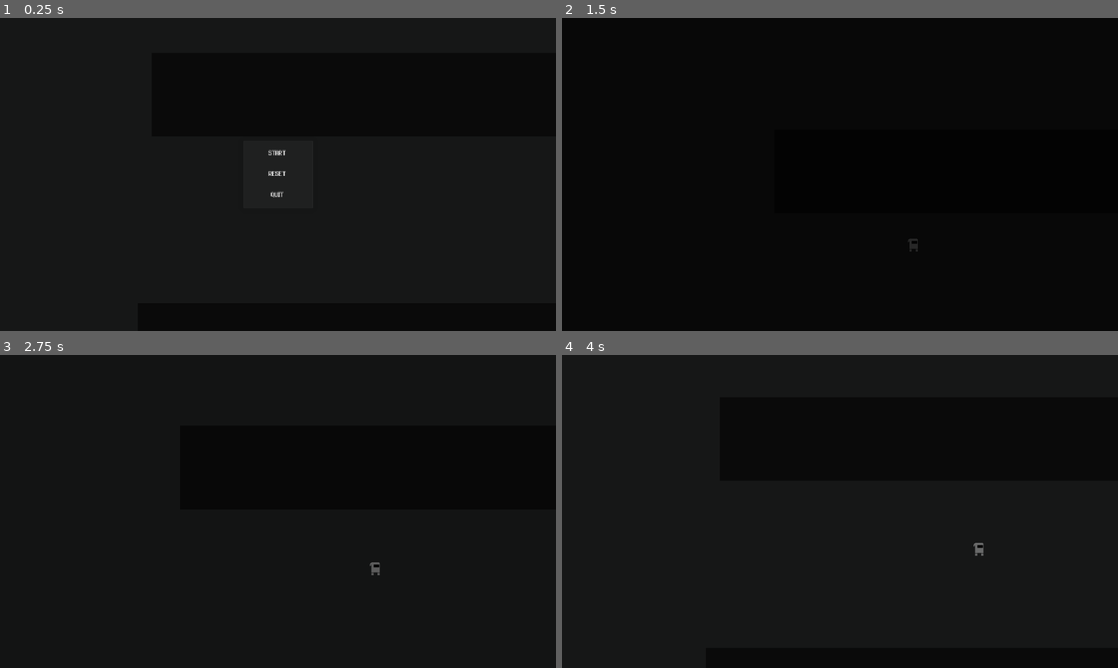
Above: before the commit, frames 1-4 (two rows, left to right).
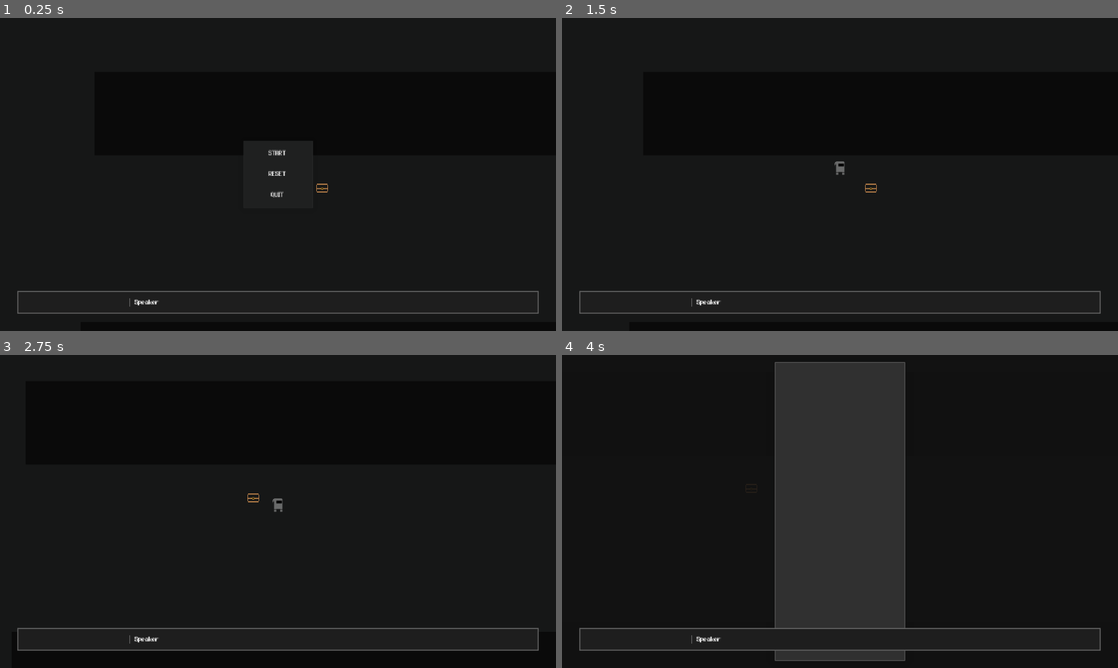
Above: after the commit, the same moments.

Repository: refrka/RPG-12
Game: Godot game, scene res://root.tscn
Two runs of this game, one before a commit and one after it. Both use one fixed random seed, a clock stepped at 60 frames per second and the inputs below.
Inputs (mouse positions are in pixels of both pictures, inside the frame that each line leads up to):
- Up to frame 1 (0.25 s): no input
- Up to frame 2 (1.5 s): click "START" at 0.5 s; move the mouse to (962, 158) at 1.27 s; hold D (move_right) from 1.28 s (still down); hold E (interact) from 1.28 s (still down); click (962, 158) at 1.42 s
- Up to frame 3 (2.75 s): move the mouse to (166, 527) at 2.02 s; release D (move_right) at 2.03 s; release E (interact) at 2.03 s; hold S (move_down) from 2.03 s (still down); tap Space (attack) at 2.1 s; click (166, 527) at 2.17 s; tap E (interact) at 2.3 s
- Up to frame 4 (4 s): move the mouse to (895, 442) at 2.77 s; release S (move_down) at 2.78 s; hold D (move_right) 2.78-3.53 s; hold E (interact) 2.78-3.53 s; click (895, 442) at 2.92 s; move the mouse to (812, 574) at 3.52 s; hold W (move_up) from 3.53 s (still down); tap Tab (profile) at 3.6 s; click (812, 574) at 3.67 s; tap E (interact) at 3.8 s

The runs differ from the first frame. In frame 1, 1.0% of the frame differs, in the area x 3-97%, y 52-95%; in frame 2, 1.2%; in frame 3, 1.1%; in frame 4, 22%, in the area x 3-97%, y 2-98%.

Commit message:
Before dialogue

Diff:
--- a/main/autoloads/Game.gd
+++ b/main/autoloads/Game.gd
@@ -184,3 +184,19 @@
 				entity = _entity
 
 	return entity
+
+
+
+
+
+
+func enable_player() -> void:
+
+	player.activate()
+
+
+
+
+func disable_player() -> void:
+
+	player.deactivate()
--- a/main/autoloads/Globals.gd
+++ b/main/autoloads/Globals.gd
@@ -12,8 +12,6 @@
 func clear_flags() -> void:
 
 	flags.clear()
-
-	print("cleared flags")
 
 
 
--- a/main/command_set.gd
+++ b/main/command_set.gd
@@ -1,6 +1,6 @@
 class_name CommandSet extends Resource
 
-
+signal all_commands_executed
 
 @export var commands: Array[Command]
 
@@ -34,6 +34,10 @@
 
 				execute_command(command_index, command.data)
 
+			else:
+
+				all_commands_executed.emit()
+
 
 
 
@@ -45,3 +49,7 @@
 	if command_index <= commands.size() - 1:
 
 		execute_command(command_index, command.data)
+
+	else:
+
+		all_commands_executed.emit()
--- a/main/commands/parallel_command.gd
+++ b/main/commands/parallel_command.gd
@@ -37,8 +37,6 @@
 
 	if completed_commands.size() == parallel_commands.size():
 
-		print("done!")
-
 		result = Result.SUCCESS
 
 		command_executed.emit()
--- a/main/component/container_component.gd
+++ b/main/component/container_component.gd
@@ -11,3 +11,9 @@
 func can_interact() -> bool:
 
 	return can_open
+
+
+
+func start_interaction() -> void:
+
+	pass
--- a/main/component/interaction_component.gd
+++ b/main/component/interaction_component.gd
@@ -17,6 +17,8 @@
 	var movement_component = entity.get_component(MovementComponent)
 
 	movement_component.face_dir_changed.connect(_on_face_dir_changed)
+
+	print("connect")
 
 	interaction_area.body_entered.connect(_on_body_entered_interaction_area)
 
@@ -87,6 +89,8 @@
 
 func _on_body_entered_interaction_area(body: PhysicsBody2D) -> void:
 
+	print(body)
+
 	if body is Entity and body.is_interactable():
 
 		interactable_entities.append(body)
--- a/main/conditions/is_flag_condition.gd
+++ b/main/conditions/is_flag_condition.gd
@@ -19,10 +19,4 @@
 
 		value = data.value
 
-	print(Globals.flags)
-
-	print(key)
-
-	print(value)
-
 	return Globals.get_flag(key, false) == value
--- a/main/cutscene.gd
+++ b/main/cutscene.gd
@@ -13,4 +13,15 @@
 
 func run() -> void:
 
+	command_set.all_commands_executed.connect(_on_all_commands_executed)
+
+	Game.disable_player()
+
 	command_set.execute_all()
+
+
+
+
+func _on_all_commands_executed() -> void:
+
+	Game.enable_player()
--- a/main/cutscenes/first_cutscene.tres
+++ b/main/cutscenes/first_cutscene.tres
@@ -4,44 +4,7 @@
 [ext_resource type="Script" uid="uid://cs8fxbpamh5e6" path="res://main/cutscene.gd" id="1_ral15"]
 [ext_resource type="Script" uid="uid://pmfvk2h8jhj8" path="res://main/condition.gd" id="2_cbpnm"]
 [ext_resource type="Script" uid="uid://c8h3wiqy7pen5" path="res://main/command_set.gd" id="4_6qlub"]
-[ext_resource type="Script" uid="uid://bd0ygdm8mpdd" path="res://main/commands/detach_camera_from_player_command.gd" id="4_8u1xc"]
-[ext_resource type="Script" uid="uid://ce5olm2c2u6aw" path="res://main/entity_ref.gd" id="4_ywwxq"]
-[ext_resource type="Script" uid="uid://djcrsvl1fo3rw" path="res://main/get_values/global_position_get_value.gd" id="5_5tdba"]
-[ext_resource type="Script" uid="uid://cwmb1oxq73rt0" path="res://main/commands/move_camera_command.gd" id="5_h5kau"]
-[ext_resource type="Script" uid="uid://f4qxrb1olk7h" path="res://main/commands/fade_black_command.gd" id="6_h5kau"]
 [ext_resource type="Script" uid="uid://bwn5fwtd78yd6" path="res://main/commands/attach_camera_to_player_command.gd" id="6_ywwxq"]
-[ext_resource type="Script" uid="uid://cjvxljwc4uny5" path="res://main/commands/parallel_command.gd" id="7_ywwxq"]
-
-[sub_resource type="Resource" id="Resource_l8v81"]
-script = ExtResource("4_8u1xc")
-metadata/_custom_type_script = "uid://bd0ygdm8mpdd"
-
-[sub_resource type="Resource" id="Resource_5tdba"]
-script = ExtResource("4_ywwxq")
-entity_id = &"player"
-
-[sub_resource type="Resource" id="Resource_ywwxq"]
-script = ExtResource("5_5tdba")
-entity_ref = SubResource("Resource_5tdba")
-metadata/_custom_type_script = "uid://djcrsvl1fo3rw"
-
-[sub_resource type="Resource" id="Resource_m5dxr"]
-script = ExtResource("5_h5kau")
-end_position = Vector2(150, 150)
-end_get_value = SubResource("Resource_ywwxq")
-speed = 0.8
-metadata/_custom_type_script = "uid://cwmb1oxq73rt0"
-
-[sub_resource type="Resource" id="Resource_cyr7x"]
-script = ExtResource("6_h5kau")
-fade_values = Vector2(1, 0)
-rate = 0.4
-metadata/_custom_type_script = "uid://f4qxrb1olk7h"
-
-[sub_resource type="Resource" id="Resource_c5vwv"]
-script = ExtResource("7_ywwxq")
-parallel_commands = Array[ExtResource("1_3c3cu")]([SubResource("Resource_m5dxr"), SubResource("Resource_cyr7x")])
-metadata/_custom_type_script = "uid://cjvxljwc4uny5"
 
 [sub_resource type="Resource" id="Resource_bf3um"]
 script = ExtResource("6_ywwxq")
@@ -49,7 +12,7 @@
 
 [sub_resource type="Resource" id="Resource_ral15"]
 script = ExtResource("4_6qlub")
-commands = Array[ExtResource("1_3c3cu")]([SubResource("Resource_l8v81"), SubResource("Resource_c5vwv"), SubResource("Resource_bf3um")])
+commands = Array[ExtResource("1_3c3cu")]([SubResource("Resource_bf3um")])
 metadata/_custom_type_script = "uid://c8h3wiqy7pen5"
 
 [resource]
--- a/main/entities/player.tscn
+++ b/main/entities/player.tscn
@@ -43,7 +43,7 @@
 [node name="InteractionArea" type="Area2D" parent="." unique_id=801045792]
 position = Vector2(0, -7)
 collision_layer = 0
-collision_mask = 0
+collision_mask = 1024
 
 [node name="CollisionShape2D" type="CollisionShape2D" parent="InteractionArea" unique_id=155890174]
 position = Vector2(8, 0)
--- a/main/entities/props/containers/chest_1.tscn
+++ b/main/entities/props/containers/chest_1.tscn
@@ -9,6 +9,7 @@
 
 [node name="Chest1" unique_id=32544631 instance=ExtResource("1_gmjd0")]
 collision_layer = 1060
+entity_id = &"chest_1"
 
 [node name="Sprite2D" parent="." index="0" unique_id=28269093]
 texture = ExtResource("2_si27c")
@@ -20,5 +21,6 @@
 
 [node name="ContainerComponent" type="Node" parent="ComponentRoot" parent_id_path=PackedInt32Array(1860665311) index="0" unique_id=1625239922]
 script = ExtResource("3_5ajby")
+interaction_type = 2
 
 [editable path="Hurtbox"]
--- a/main/locations/center/the_center_1.tscn
+++ b/main/locations/center/the_center_1.tscn
@@ -7,6 +7,7 @@
 [ext_resource type="PackedScene" uid="uid://d2kxjxdrdx8m3" path="res://main/entities/player.tscn" id="3_i5keg"]
 [ext_resource type="Script" uid="uid://b5yq3icog3w4w" path="res://main/conditions/is_flag_condition.gd" id="4_c5vwv"]
 [ext_resource type="Script" uid="uid://c24l2p1w0k4fn" path="res://main/commands/run_cutscene_command.gd" id="5_epqrs"]
+[ext_resource type="PackedScene" uid="uid://dnaxwnm2e0iv1" path="res://main/entities/props/containers/chest_1.tscn" id="8_c5vwv"]
 
 [sub_resource type="Resource" id="Resource_si27c"]
 script = ExtResource("4_c5vwv")
@@ -40,7 +41,10 @@
 tile_set = SubResource("TileSet_mwhd1")
 
 [node name="Player" parent="YSortRoot/CharacterRoot" parent_id_path=PackedInt32Array(1255781624) index="0" unique_id=888931092 instance=ExtResource("3_i5keg")]
-position = Vector2(97, 124)
+position = Vector2(163, 102)
+
+[node name="Chest1" parent="YSortRoot/PropRoot" parent_id_path=PackedInt32Array(1593374282) index="0" unique_id=32544631 instance=ExtResource("8_c5vwv")]
+position = Vector2(214, 123)
 
 [node name="FGCanvas" type="CanvasLayer" parent="." index="3" unique_id=1810999415]
 layer = 2
--- /dev/null
+++ b/main/ui/dialogue_overlay.tscn
@@ -0,0 +1,47 @@
+[gd_scene format=3 uid="uid://d4dp4lmh6j2fb"]
+
+[node name="DialogueOverlay" type="MarginContainer" unique_id=1892897258]
+anchors_preset = 15
+anchor_right = 1.0
+anchor_bottom = 1.0
+grow_horizontal = 2
+grow_vertical = 2
+mouse_filter = 2
+theme_override_constants/margin_left = 20
+theme_override_constants/margin_right = 20
+theme_override_constants/margin_bottom = 20
+
+[node name="PanelContainer" type="PanelContainer" parent="." unique_id=250932946]
+layout_mode = 2
+size_flags_vertical = 8
+theme_type_variation = &"DialoguePanel"
+
+[node name="MarginContainer" type="MarginContainer" parent="PanelContainer" unique_id=1311040952]
+layout_mode = 2
+theme_override_constants/margin_left = 8
+theme_override_constants/margin_top = 8
+theme_override_constants/margin_right = 8
+theme_override_constants/margin_bottom = 8
+
+[node name="HBoxContainer" type="HBoxContainer" parent="PanelContainer/MarginContainer" unique_id=1202595788]
+layout_mode = 2
+
+[node name="MarginContainer" type="MarginContainer" parent="PanelContainer/MarginContainer/HBoxContainer" unique_id=1686596764]
+layout_mode = 2
+size_flags_horizontal = 3
+size_flags_stretch_ratio = 0.2
+
+[node name="VSeparator" type="VSeparator" parent="PanelContainer/MarginContainer/HBoxContainer" unique_id=586921120]
+layout_mode = 2
+
+[node name="MarginContainer2" type="MarginContainer" parent="PanelContainer/MarginContainer/HBoxContainer" unique_id=1551233222]
+layout_mode = 2
+size_flags_horizontal = 3
+size_flags_stretch_ratio = 0.8
+
+[node name="VBoxContainer" type="VBoxContainer" parent="PanelContainer/MarginContainer/HBoxContainer/MarginContainer2" unique_id=1124920437]
+layout_mode = 2
+
+[node name="Label" type="Label" parent="PanelContainer/MarginContainer/HBoxContainer/MarginContainer2/VBoxContainer" unique_id=1935852352]
+layout_mode = 2
+text = "Speaker"
--- a/main/ui/profile_overlay.tscn
+++ b/main/ui/profile_overlay.tscn
@@ -14,7 +14,7 @@
 
 [node name="ColorRect" type="ColorRect" parent="." unique_id=509999861]
 layout_mode = 2
-color = Color(0.017162021, 0.067004845, 0.00953925, 0.8666667)
+color = Color(0.07, 0.07, 0.07, 0.8666667)
 
 [node name="MarginContainer" type="MarginContainer" parent="." unique_id=505518456]
 layout_mode = 2
--- a/resources/default_theme.tres
+++ b/resources/default_theme.tres
@@ -50,6 +50,14 @@
 border_width_bottom = 1
 border_color = Color(0.54901963, 0.54901963, 0.54901963, 1)
 
+[sub_resource type="StyleBoxFlat" id="StyleBoxFlat_w7mbl"]
+bg_color = Color(0.11716048, 0.11716049, 0.11716042, 1)
+border_width_left = 1
+border_width_top = 1
+border_width_right = 1
+border_width_bottom = 1
+border_color = Color(0.3815584, 0.38155845, 0.38155812, 1)
+
 [sub_resource type="StyleBoxFlat" id="StyleBoxFlat_28aoi"]
 bg_color = Color(0.1216703, 0.1265521, 0.12655208, 1)
 border_width_left = 1
@@ -61,12 +69,12 @@
 shadow_size = 8
 
 [sub_resource type="StyleBoxFlat" id="StyleBoxFlat_8kods"]
-bg_color = Color(0.08071444, 0.18776774, 0.049752012, 1)
+bg_color = Color(0.19, 0.19, 0.19, 1)
 border_width_left = 1
 border_width_top = 1
 border_width_right = 1
 border_width_bottom = 1
-border_color = Color(0.209025, 0.45, 0.1665, 1)
+border_color = Color(0.45, 0.45, 0.45, 1)
 shadow_color = Color(0, 0, 0, 0.047058824)
 shadow_size = 10
 
@@ -94,6 +102,8 @@
 Button/styles/hover = SubResource("StyleBoxFlat_nva1m")
 Button/styles/normal = SubResource("StyleBoxFlat_mwhd1")
 Button/styles/pressed = SubResource("StyleBoxFlat_uwk1s")
+DialoguePanel/base_type = &"PanelContainer"
+DialoguePanel/styles/panel = SubResource("StyleBoxFlat_w7mbl")
 MainMenuButton/base_type = &"Button"
 MainMenuPanel/base_type = &"PanelContainer"
 MainMenuPanel/styles/panel = SubResource("StyleBoxFlat_28aoi")
--- a/root.tscn
+++ b/root.tscn
@@ -6,6 +6,7 @@
 [ext_resource type="PackedScene" uid="uid://dlh1f17mce2fv" path="res://main/ui/main_menu/main_menu.tscn" id="4_jnlp7"]
 [ext_resource type="PackedScene" uid="uid://cfweavh60lx4f" path="res://main/ui/profile_overlay.tscn" id="5_jnlp7"]
 [ext_resource type="Script" uid="uid://dwtsic5utl2mq" path="res://main/game_camera.gd" id="6_l8v81"]
+[ext_resource type="PackedScene" uid="uid://d4dp4lmh6j2fb" path="res://main/ui/dialogue_overlay.tscn" id="6_vyht1"]
 
 [node name="Root" type="Node" unique_id=863209323]
 script = ExtResource("1_pq8q7")
@@ -33,7 +34,6 @@
 layout_mode = 1
 
 [node name="OverlayCanvas" type="CanvasLayer" parent="." unique_id=570508831]
-visible = false
 
 [node name="OverlayRoot" type="Control" parent="OverlayCanvas" unique_id=957629131]
 layout_mode = 3
@@ -45,6 +45,10 @@
 mouse_filter = 2
 
 [node name="ProfileOverlay" parent="OverlayCanvas/OverlayRoot" unique_id=691365869 instance=ExtResource("5_jnlp7")]
+visible = false
+layout_mode = 1
+
+[node name="DialogueOverlay" parent="OverlayCanvas/OverlayRoot" unique_id=1892897258 instance=ExtResource("6_vyht1")]
 layout_mode = 1
 
 [node name="GameCamera" type="Camera2D" parent="." unique_id=598689656 groups=["game_camera"]]
